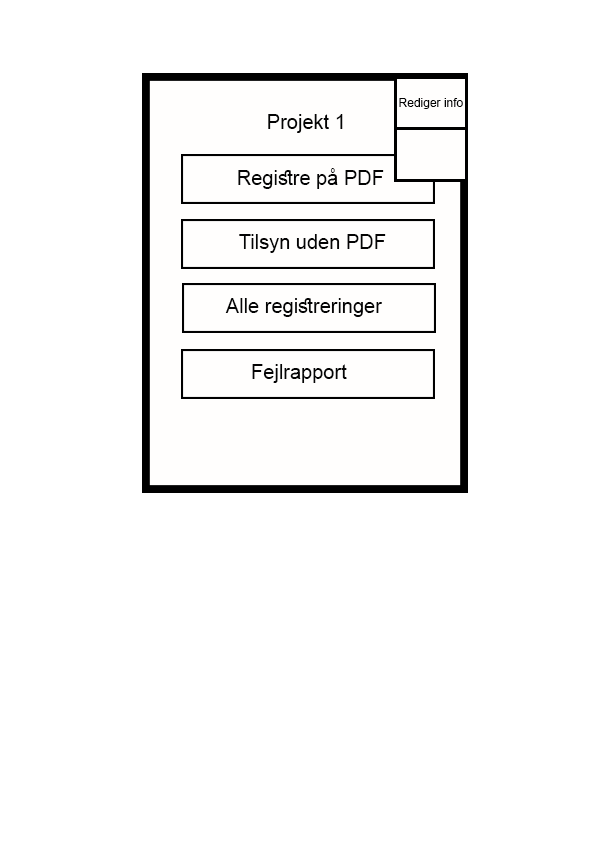
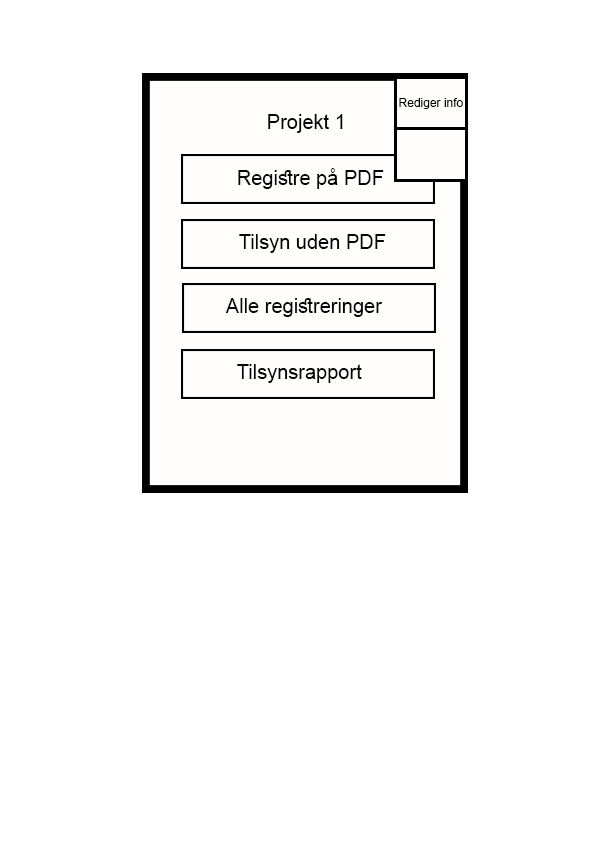
Layer changes from the first 595 x 842 image to the second:
renamed "Fejlrapport" to "Tilsynsrapport", painted on it over 237, 364, 362, 383
